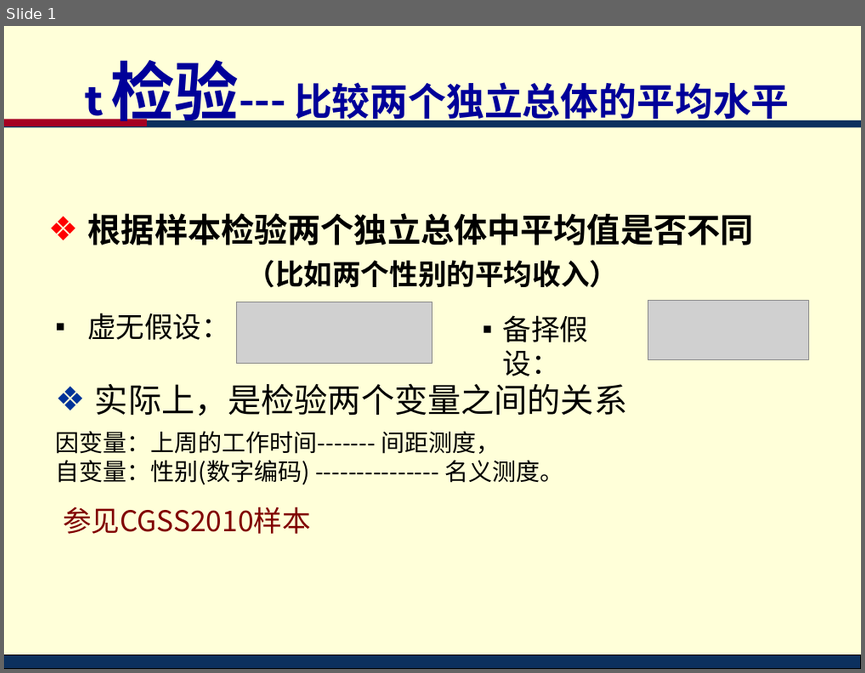
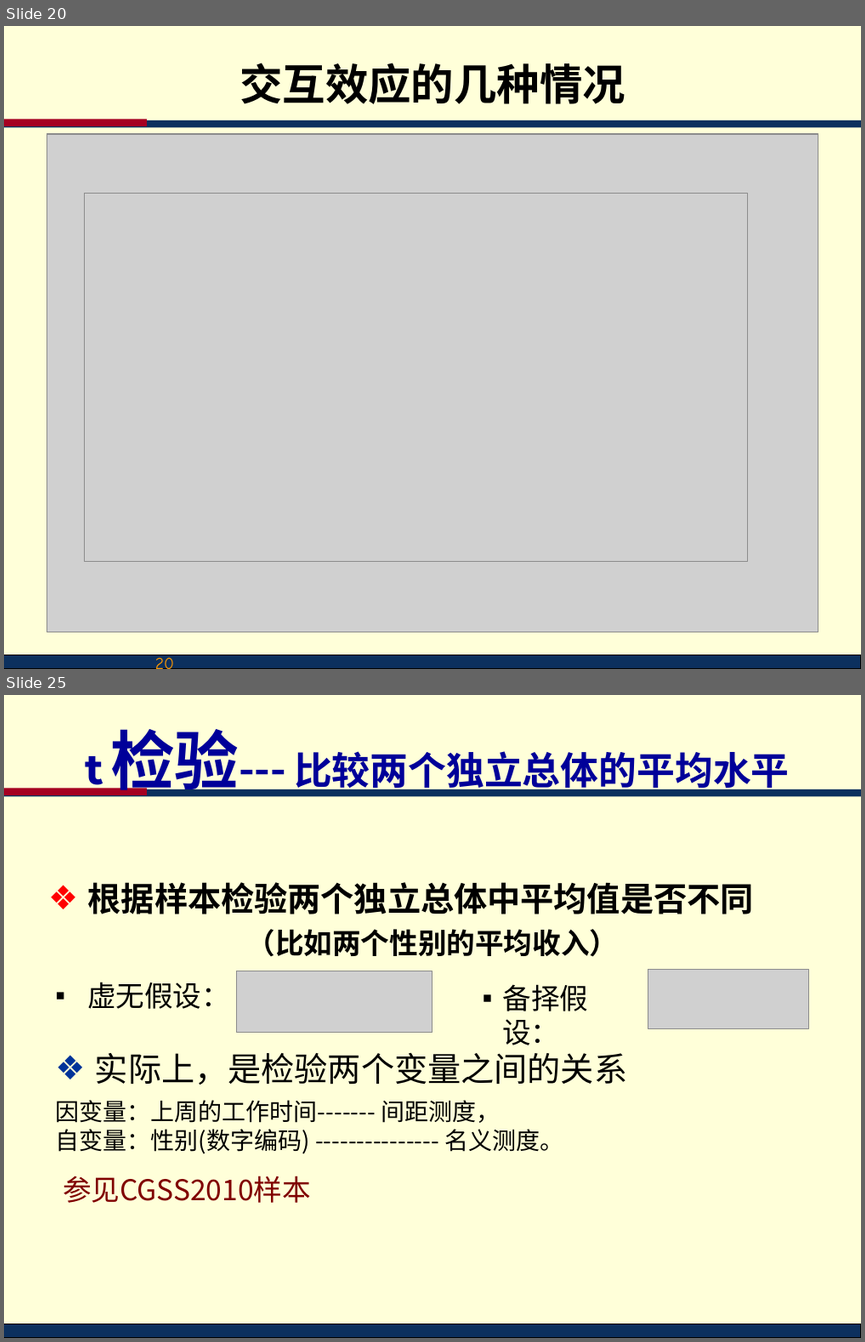
Before and after one commit to lidingruc/2018R, a slide deck: l09test/test.ppt. Shown one above the other, each under a label of ours: slide 1 before the commit, slides 20 and 25 after it; the slides between them are not shown. The pictures are 865x673 and 865x1342 pixels, drawn with LibreOffice and Linux fonts; fonts in the diff are those of the drawing; grey boxes stand for pictures; background and template pictures are left out. Boxes give left, top, right and bottom in pixels: in the first picture for what was removed or moved away, otherwise in the second. Text is boxed around its words. In the diff, an @@ line names an element or a change of style, - is before the commit and + after.

```diff
--- a/l09test/test.ppt
+++ b/l09test/test.ppt
@@ slide 20 added at (4,26,861,669), background #FFFFD9; not listed: 3 template elements that a slide beside it also shows @@
@@ title added at (239,63,625,104), 36 pt, text #000000, bold @@
+交互效应的几种情况
@@ picture added at (46,134,818,632) @@
@@ picture added at (85,193,747,562) @@
@@ page number added at (33,648,183,669), 14 pt, text #FF9900 @@
+20
@@ what was slide 1 is now slide 25 @@
```
Also in this commit, not shown: 1 slide changed, 23 other slides added, 48 other files.
